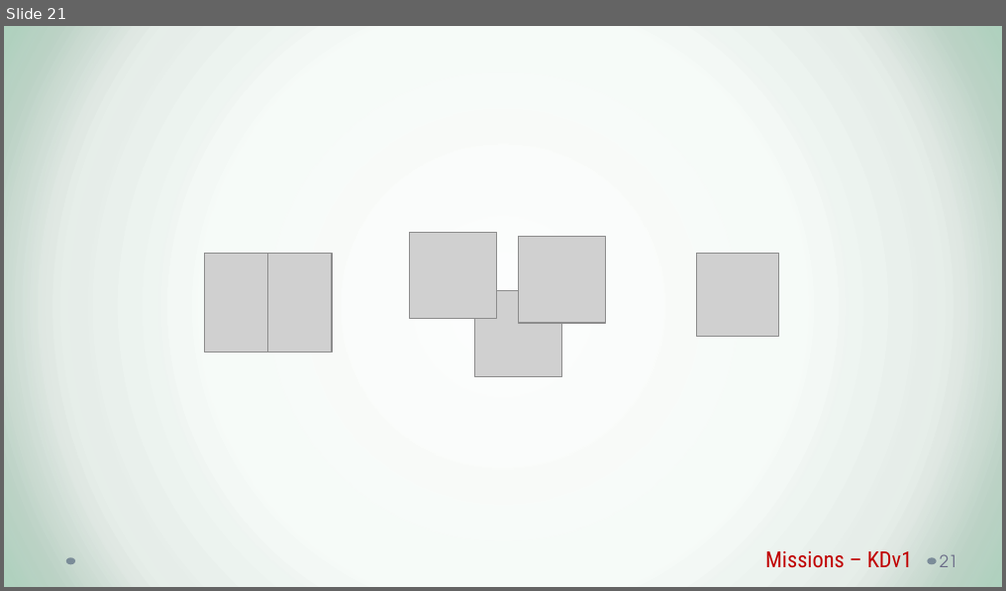
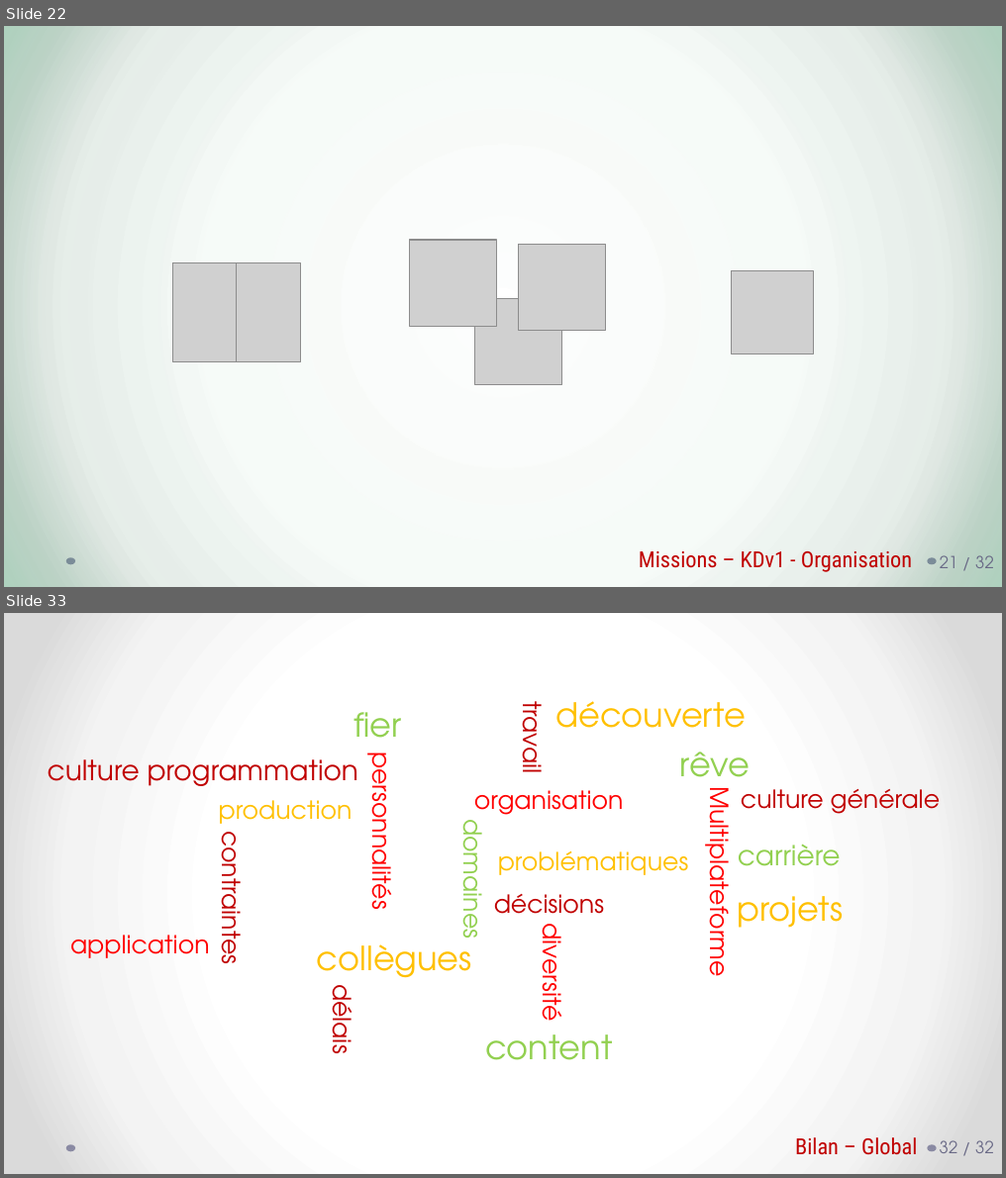
Before and after one commit to Mekiis/LP, a slide deck: BreakFirst - Rapport.pptx. Shown one above the other, each under a label of ours: slide 21 before the commit, slides 22 and 33 after it; the slides between them are not shown. The pictures are 1006x591 and 1006x1178 pixels, drawn with LibreOffice and Linux fonts; fonts in the diff are those of the drawing; grey boxes stand for pictures; background and template pictures are left out. Boxes give left, top, right and bottom in pixels: in the first picture for what was removed or moved away, otherwise in the second. Text is boxed around its words. In the diff, an @@ line names an element or a change of style, - is before the commit and + after.

```diff
--- a/BreakFirst - Rapport.pptx
+++ b/BreakFirst - Rapport.pptx
@@ slide 33 added at (4, 613, 1002, 1174), background gradient #FFFFFF to #F4F4F4 to #DADADA; not listed: 2 template elements that a slide beside it also shows @@
@@ text added at (555, 701, 746, 728), 24 pt, text #FFC000 @@
+découverte
@@ text added at (354, 712, 402, 754), 24 pt, text #92D050 @@
+fier
@@ text added at (510, 708, 552, 771), 18 pt, text #C00000 @@
+travail
@@ text added at (48, 760, 358, 786), 20 pt, text #C00000 @@
+culture programmation
@@ text added at (680, 752, 750, 793), 24 pt, text #92D050 @@
+rêve
@@ text added at (360, 769, 403, 905), 18 pt, text #FF0000 @@
+personnalités
@@ text added at (474, 790, 624, 815), 18 pt, text #FF0000 @@
+organisation
@@ text added at (741, 789, 940, 814), 18 pt, text #C00000 @@
+culture générale
@@ text added at (219, 800, 352, 824), 18 pt, text #FFC000 @@
+production
@@ text added at (698, 805, 741, 970), 18 pt, text #FF0000 @@
+Multiplateforme
@@ text added at (210, 844, 252, 960), 18 pt, text #C00000 @@
+contraintes
@@ text added at (450, 831, 493, 935), 18 pt, text #92D050 @@
+domaines
@@ text added at (738, 844, 841, 866), 20 pt, text #92D050 @@
+carrière
@@ text added at (498, 852, 689, 875), 18 pt, text #FFC000 @@
+problématiques
@@ text added at (494, 894, 604, 925), 18 pt, text #C00000 @@
+décisions
@@ text added at (738, 896, 843, 928), 24 pt, text #FFC000 @@
+projets
@@ text added at (70, 935, 210, 959), 18 pt, text #FF0000 @@
+application
@@ text added at (317, 936, 472, 987), 24 pt, text #FFC000 @@
+collègues
@@ text added at (531, 933, 573, 1019), 18 pt, text #FF0000 @@
+diversité
@@ text added at (320, 991, 362, 1053), 18 pt, text #C00000 @@
+délais
@@ text added at (485, 1035, 612, 1060), 24 pt, text #92D050 @@
+content
@@ text added at (795, 1138, 917, 1156), 16 pt, text #C00000 @@
+Bilan – Global
@@ page number added at (940, 1141, 994, 1154), 12 pt, text #696986 @@
+32 / 32
@@ what was slide 21 is now slide 22 @@
@@ slide 22 changed as well @@
@@ 3 pictures: place and size @@
-3 pictures at (410, 232, 605, 377)
+3 pictures at (410, 240, 605, 385)
@@ picture: place and size @@
-picture at (205, 254, 268, 353)
+picture at (172, 264, 237, 363)
@@ picture: place and size @@
-picture at (268, 254, 333, 353)
+picture at (237, 264, 300, 363)
@@ picture: place and size @@
-picture at (697, 254, 779, 336)
+picture at (731, 272, 813, 355)
@@ text at (639, 552, 912, 572): text changed @@
-Missions – KDv1
+Missions – KDv1 - Organisation
@@ page number at (940, 556, 994, 569): text changed @@
-21
+21 / 32
```
Also in this commit, not shown: 20 other slides changed, 12 other slides added, 7 slides removed.
